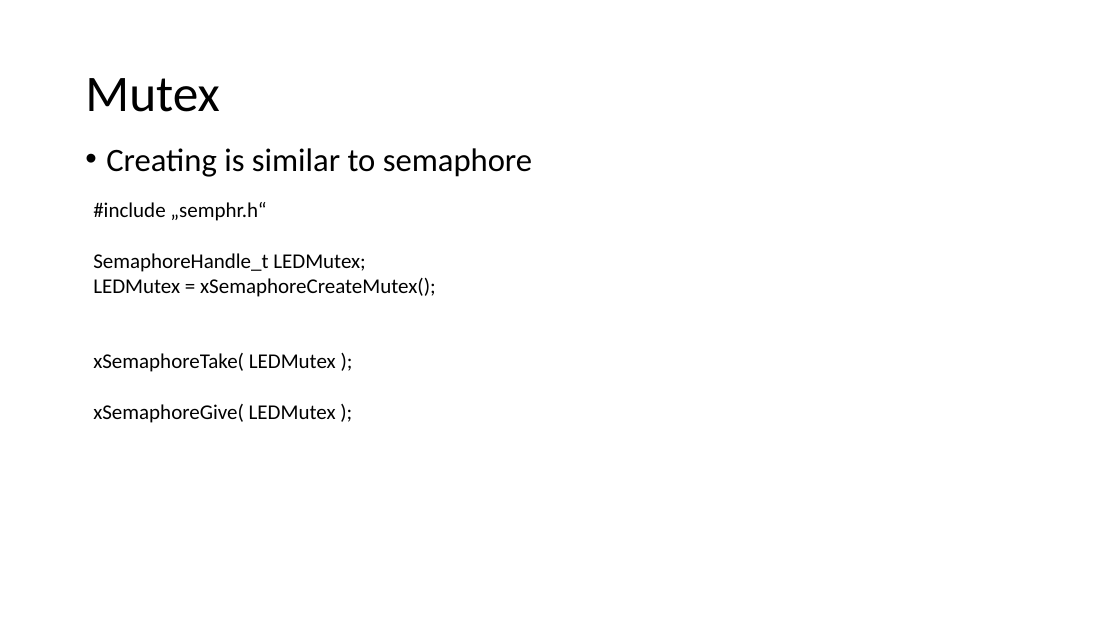
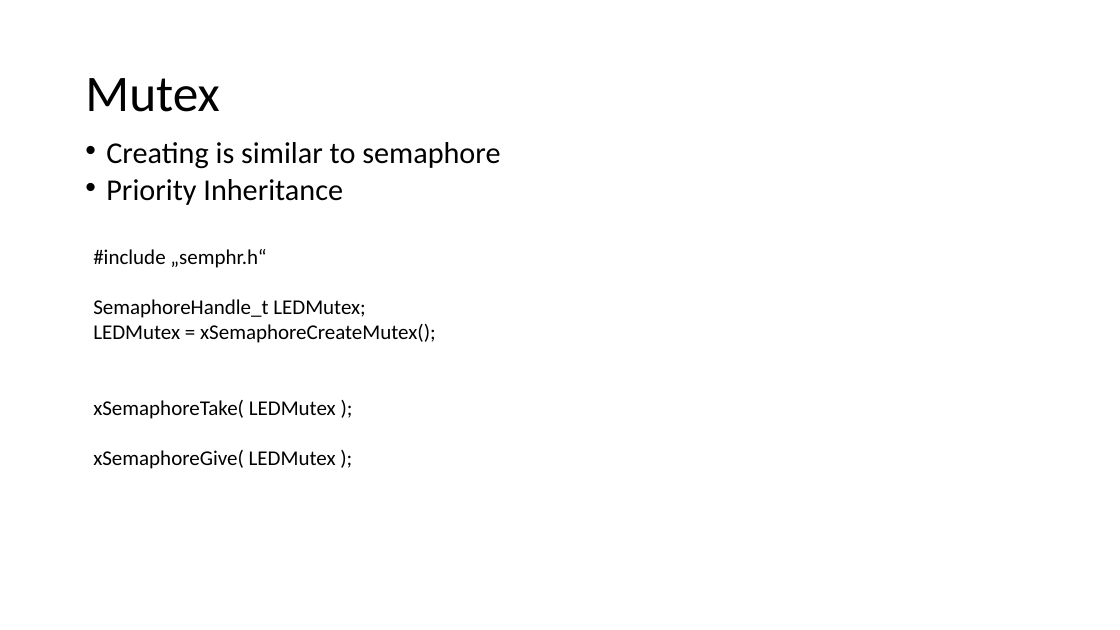
Before and after one commit to lschaer/INTRO_TEAM_BRUSCH, a slide deck: slide 12 of Recap/RecapPP.pptx. Drawn at 1120x630 pixels with LibreOffice and Linux fonts; fonts in the diff are those of the drawing. Boxes give left, top, right and bottom in pixels: in the first picture for what was removed or moved away, otherwise in the second. Text is boxed around its words. In the diff, an @@ line names an element or a change of style, - is before the commit and + after.

Commit message:
changes in PPP

```diff
--- a/Recap/RecapPP.pptx
+++ b/Recap/RecapPP.pptx
@@ text at <box>106,142,500,169</box>: size 28 to 25.9 pt in "Creating is similar to semaphore"; line spacing 0.9 to 0.7 @@
@@ text at <box>106,179,343,205</box>: paragraph added @@
+• Priority Inheritance
@@ text "#include „semphr.h“": place and size @@
-text "#include „semphr.h“" at <box>93,202,436,423</box>
+text "#include „semphr.h“" at <box>93,249,436,469</box>
```
Also in this commit, not shown: 1 other slide changed, 1 slide added.
